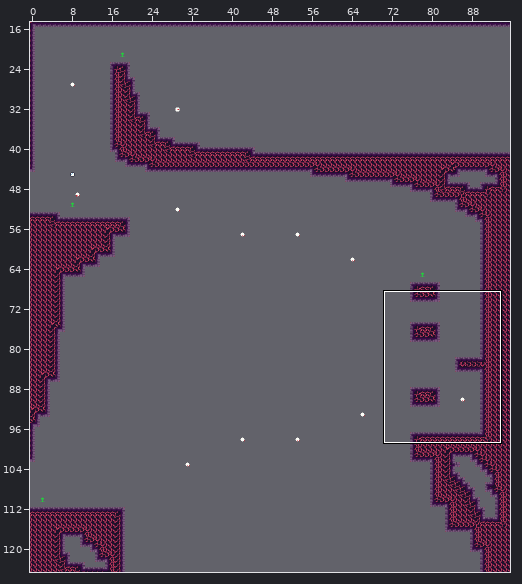
Tiled map (JSON), stored at assets/world/room/fire4.json. Above, an overview of the earlier version with the close-up marked.
Close-up. Before:
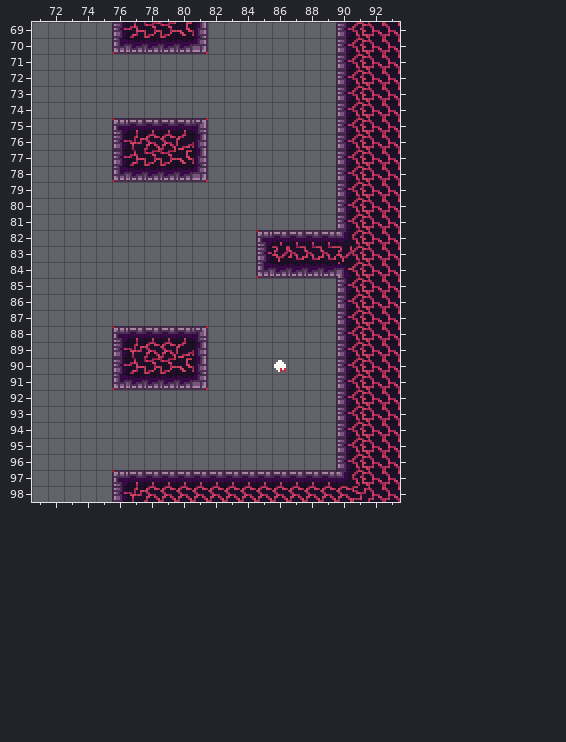
Cells are 8x8 px. Shown: x 71..93, y 69..98. The commit also changed other parts of the map, which this record leaves out.
Now the later version:
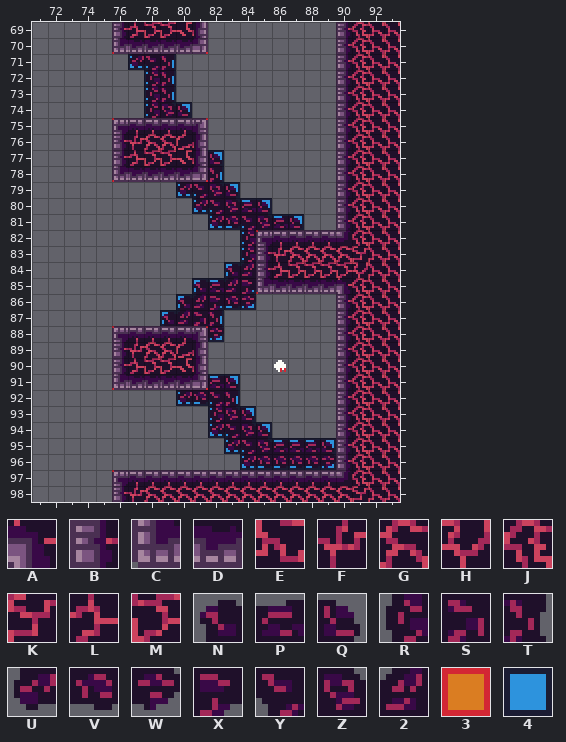
Key: from "fire": A 4, B 13, C 26, D 27, E 47, F 49, G 50, H 61, J 62, K 74, L 75, M 76; from "fire_bg_decal": N 0, P 1, Q 2, R 13, S 14, T 15, U 26, V 27, W 28, X 39, Y 40, Z 52, 2 53; from "tools": 3 1 "ground", 4 20.
_ is an empty cell.
Tiles of an added or newly shown layer are drawn over the layers below it.
The exact change:
Layer "bg_draft" (added):
y 71: x 77..79 ___ -> 444
y 72..73: x 78..79 __ -> 44
y 74: x 78..80 ___ -> 444
y 77..78: x 82 _ -> 4
y 79: x 80..83 ____ -> 4444
y 80: x 81..85 _____ -> 44444
y 81: x 82..87 ______ -> 444444
y 82..83: x 84 _ -> 4
y 84: x 83..84 __ -> 44
y 85: x 81..84 ____ -> 4444
y 86: x 80..84 _____ -> 44444
y 87: x 79..80 __ -> 44; x 82 _ -> 4
y 88: x 82 _ -> 4
y 91: x 82..83 __ -> 44
y 92: x 80..83 ____ -> 4444
y 93: x 82..84 ___ -> 444
y 94: x 82..85 ____ -> 4444
y 95: x 83..89 _______ -> 4444444
y 96: x 84..89 ______ -> 444444
Layer "bg":
y 71: x 77..79 ___ -> UYT
y 72..73: x 78..79 __ -> RT
y 74: x 78..80 ___ -> RZQ
y 77: x 82 _ -> Q
y 78: x 82 _ -> T
y 79: x 80..83 ____ -> UYZQ
y 80: x 81..85 _____ -> UYZPQ
y 81: x 82..87 ______ -> UVYZPQ
y 82..83: x 84 _ -> R
y 84: x 83..84 __ -> N2
y 85: x 81..84 ____ -> NP2X
y 86: x 80..84 _____ -> N2XVW
y 87: x 79..82 ____ -> N2ST
y 88: x 82 _ -> W
y 91: x 82..83 __ -> PQ
y 92: x 80..83 ____ -> UVYT
y 93: x 82..84 ___ -> RZQ
y 94: x 82..85 ____ -> UYZQ
y 95: x 83..89 _______ -> UYZPPPQ
y 96: x 84..89 ______ -> UVVVVW
Layer "draft":
y 85: x 85 _ -> 3
Layer "map":
y 83: x 86..91 HEEEHJ -> FGGGGK
y 84: x 85..91 CDDDDAJ -> BLMMMMH
y 85: x 85..90 _____B -> CDDDDA
Pixel boxes of the changes (left, top, right, bottom) in both close-ups:
added: (128, 54, 192, 118)
changed: (160, 150, 368, 342)
added: (176, 374, 336, 470)
